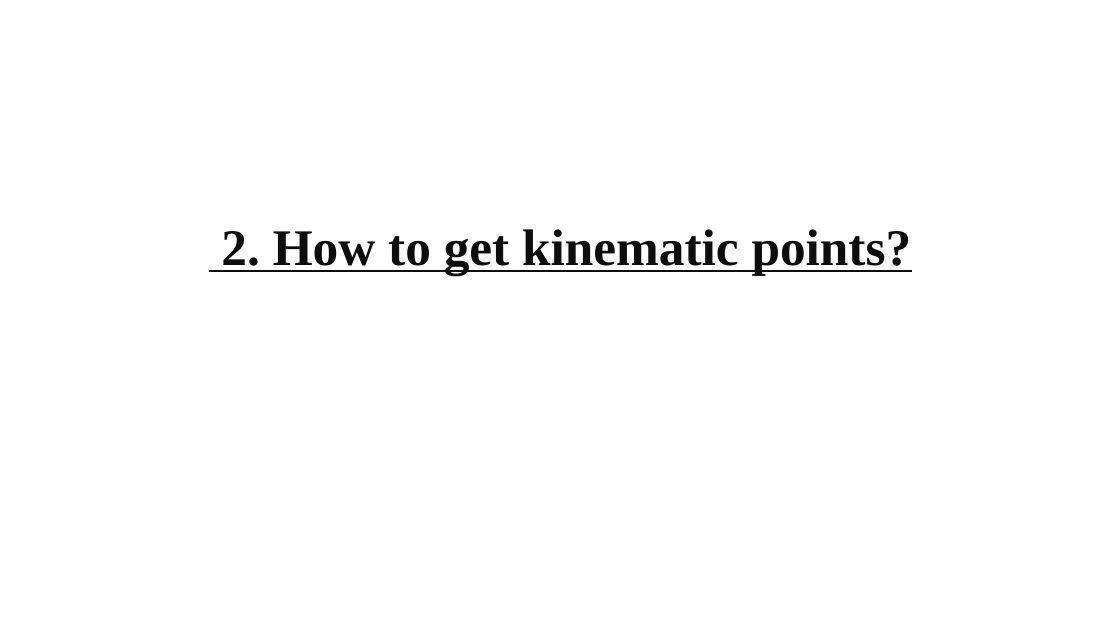
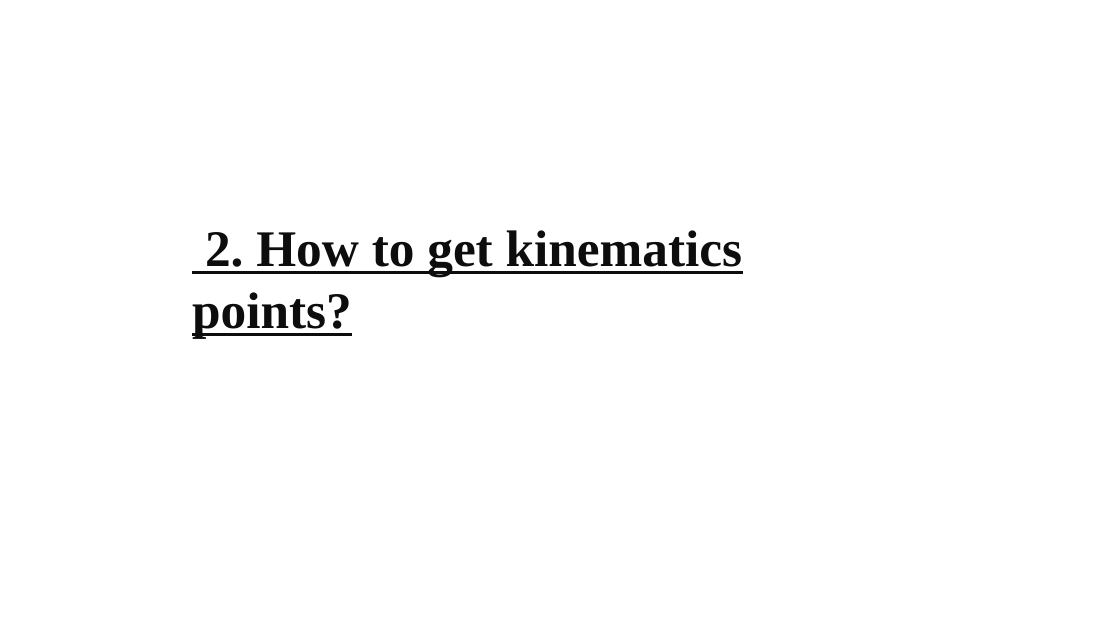
Before and after one commit to gfh16/StudyNotes, a slide deck: slide 21 of 2018Oct-Tutorial_HiRACsICalibrations.pptx. Drawn at 1120x630 pixels with LibreOffice and Linux fonts; fonts in the diff are those of the drawing. Boxes give left, top, right and bottom in pixels: in the first picture for what was removed or moved away, otherwise in the second. Text is boxed around its words. In the diff, an @@ line names an element or a change of style, - is before the commit and + after.

Commit message:
Added how to get kinematics points.

```diff
--- a/2018Oct-Tutorial_HiRACsICalibrations.pptx
+++ b/2018Oct-Tutorial_HiRACsICalibrations.pptx
@@ text at [192,230,743,339]: text changed @@
-2. How to get kinematic points?
+2. How to get kinematics points?
```
Also in this commit, not shown: 9 other slides changed, 4 slides added, 3 slides removed.
